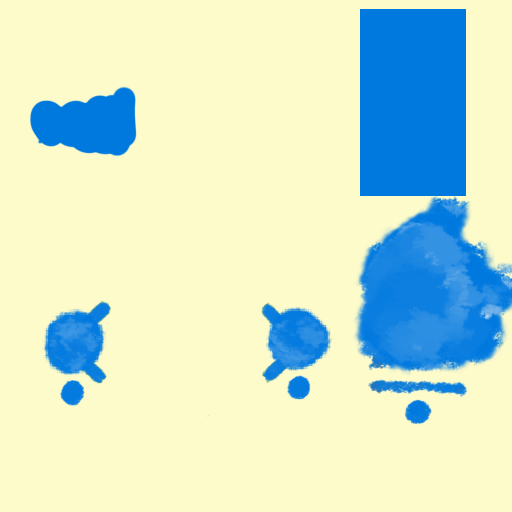
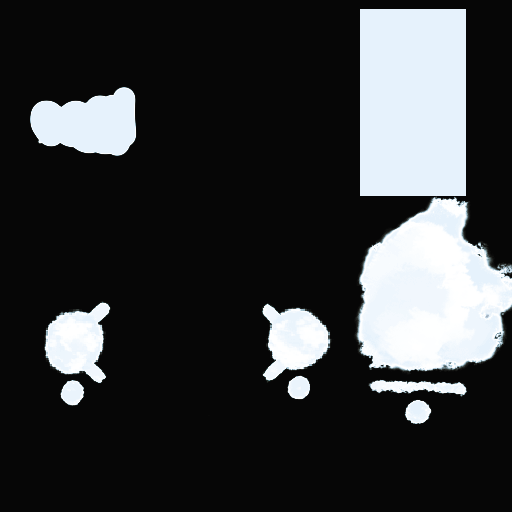
The second w=512, h=512 image is a revision of the first. Changes to its layers:
added layer "Calque 5" above "Calque 3" over [0, 0, 512, 512]
